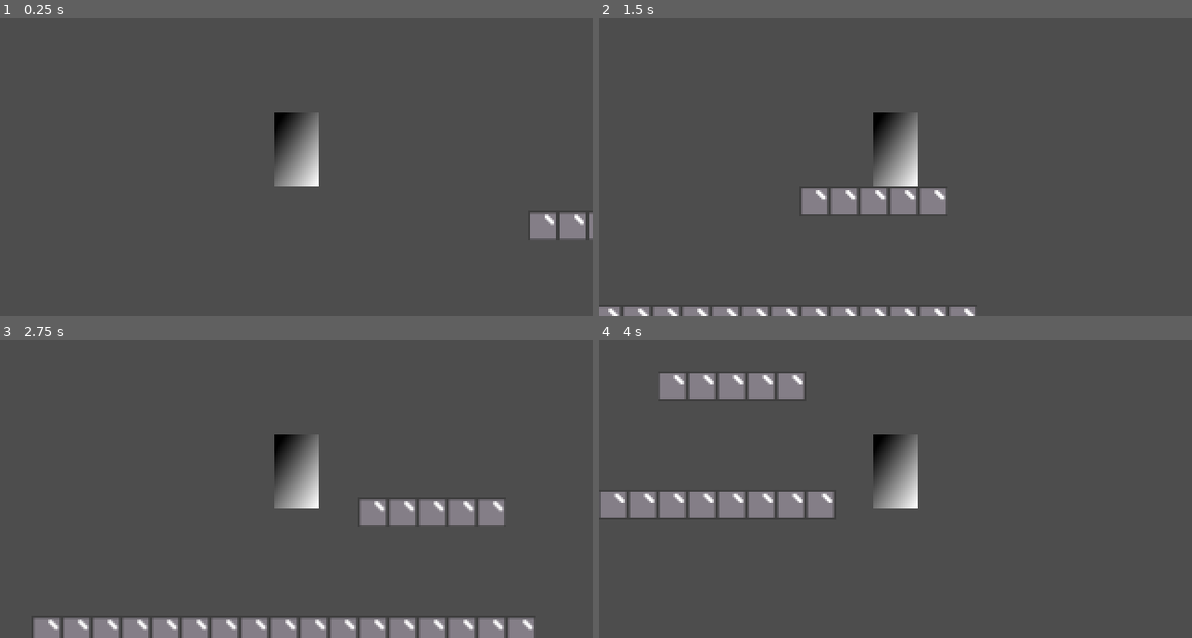
Above: before the commit, frames 1-4 (two rows, left to right).
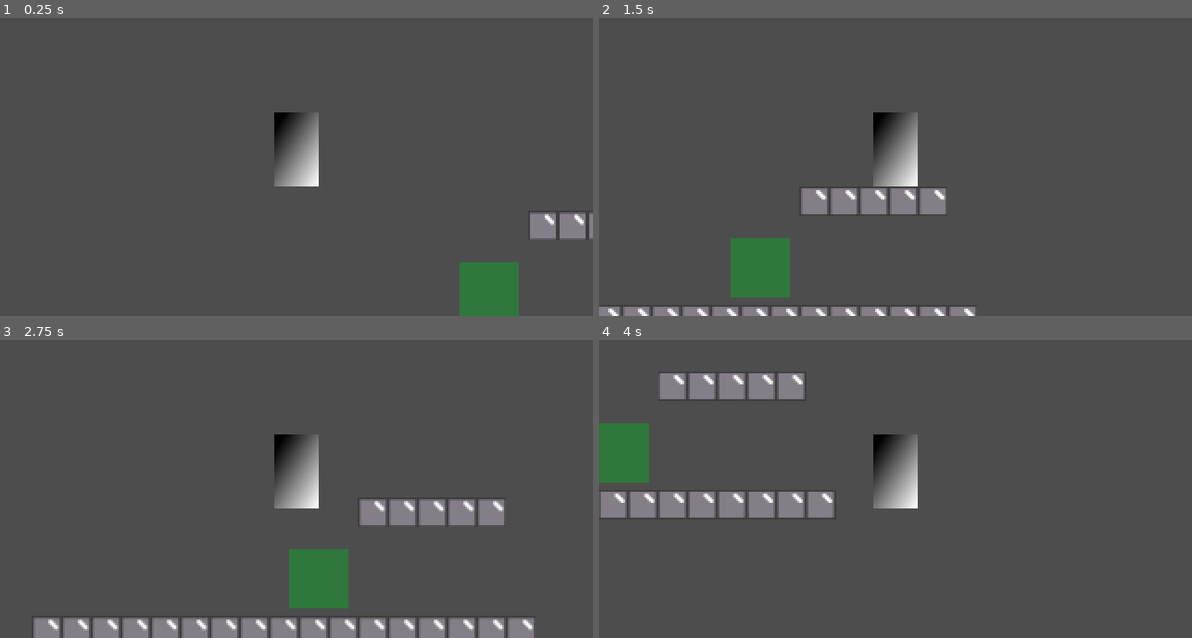
Above: after the commit, the same moments.

Repository: Burning-Cactus/MVM28-Symbiote
Game: Godot game, scene res://test_world.tscn
Two runs of this game, one before a commit and one after it. Both use one fixed random seed, a clock stepped at 60 frames per second and the inputs below.
Inputs:
- Up to frame 1 (0.25 s): no input
- Up to frame 2 (1.5 s): hold Shift (run) 0.53-1.28 s; hold D (move_right) from 0.53 s (still down); tap Space (jump) at 0.77 s; tap Shift (run) at 1.35 s
- Up to frame 3 (2.75 s): tap Space (jump) at 1.52 s; release D (move_right) at 2.03 s; hold A (move_left) from 2.03 s (still down); hold Shift (run) from 2.03 s (still down)
- Up to frame 4 (4 s): release A (move_left) at 2.78 s; release Shift (run) at 2.78 s; hold D (move_right) from 2.78 s (still down); tap Shift (run) at 2.85 s; tap Space (jump) at 3.02, 3.77 s; hold Shift (run) from 3.53 s (still down)

The runs differ from the first frame. In frame 1, 1.8% of the frame differs, in the area x 77-88%, y 81-100%; in frame 2, 2.0%, in the area x 22-33%, y 73-94%; in frame 3, 2.0%; in frame 4, 1.7%.

Commit message:
add slime placeholder

Diff:
--- /dev/null
+++ b/enemies/mobs/hitbox.gd
@@ -0,0 +1,5 @@
+extends Area2D
+
+
+func _on_body_entered(body: Node2D) -> void:
+	print("You took damage")
--- /dev/null
+++ b/enemies/mobs/slime.tscn
@@ -0,0 +1,33 @@
+[gd_scene load_steps=5 format=3 uid="uid://b1tjl3oorifqt"]
+
+[ext_resource type="Texture2D" uid="uid://cyurmckaaalw7" path="res://enemies/sprites/slimeplaceholder.png" id="1_vdec5"]
+[ext_resource type="Script" uid="uid://bilvuvk354ubd" path="res://enemies/mobs/hitbox.gd" id="2_wc24c"]
+
+[sub_resource type="SpriteFrames" id="SpriteFrames_f6ujb"]
+animations = [{
+"frames": [{
+"duration": 1.0,
+"texture": ExtResource("1_vdec5")
+}],
+"loop": true,
+"name": &"default",
+"speed": 5.0
+}]
+
+[sub_resource type="RectangleShape2D" id="RectangleShape2D_vdec5"]
+size = Vector2(32, 32)
+
+[node name="slime" type="Node2D"]
+
+[node name="AnimatedSprite2D" type="AnimatedSprite2D" parent="."]
+sprite_frames = SubResource("SpriteFrames_f6ujb")
+autoplay = "default"
+
+[node name="hitbox" type="Area2D" parent="."]
+collision_mask = 2
+script = ExtResource("2_wc24c")
+
+[node name="CollisionShape2D" type="CollisionShape2D" parent="hitbox"]
+shape = SubResource("RectangleShape2D_vdec5")
+
+[connection signal="body_entered" from="hitbox" to="hitbox" method="_on_body_entered"]
--- a/project.godot
+++ b/project.godot
@@ -19,6 +19,7 @@
 
 window/size/viewport_width=320
 window/size/viewport_height=180
+window/size/mode=2
 window/stretch/mode="viewport"
 
 [input]
--- a/test_world.tscn
+++ b/test_world.tscn
@@ -1,8 +1,9 @@
-[gd_scene load_steps=6 format=4 uid="uid://by41kq6qmby20"]
+[gd_scene load_steps=7 format=4 uid="uid://by41kq6qmby20"]
 
 [ext_resource type="Texture2D" uid="uid://xdf8xuqhqbjq" path="res://resources/placeholder.png" id="1_dxppu"]
 [ext_resource type="PackedScene" uid="uid://cc2a5lylx720" path="res://player/player.tscn" id="2_gy3sr"]
 [ext_resource type="Script" uid="uid://cs46uhgsmikdr" path="res://player/player_camera.gd" id="3_1lwx6"]
+[ext_resource type="PackedScene" uid="uid://b1tjl3oorifqt" path="res://enemies/mobs/slime.tscn" id="4_dsnr4"]
 
 [sub_resource type="TileSetAtlasSource" id="TileSetAtlasSource_gy3sr"]
 texture = ExtResource("1_dxppu")
@@ -27,3 +28,6 @@
 script = ExtResource("3_1lwx6")
 player = NodePath("../Player")
 metadata/_custom_type_script = "uid://cs46uhgsmikdr"
+
+[node name="slime" parent="." instance=ExtResource("4_dsnr4")]
+position = Vector2(171, 140)
Not shown, added: enemies/mobs/hitbox.gd.uid
Binary file added: enemies/sprites/slimeplaceholder.png
Not shown, added: enemies/sprites/slimeplaceholder.png.import
